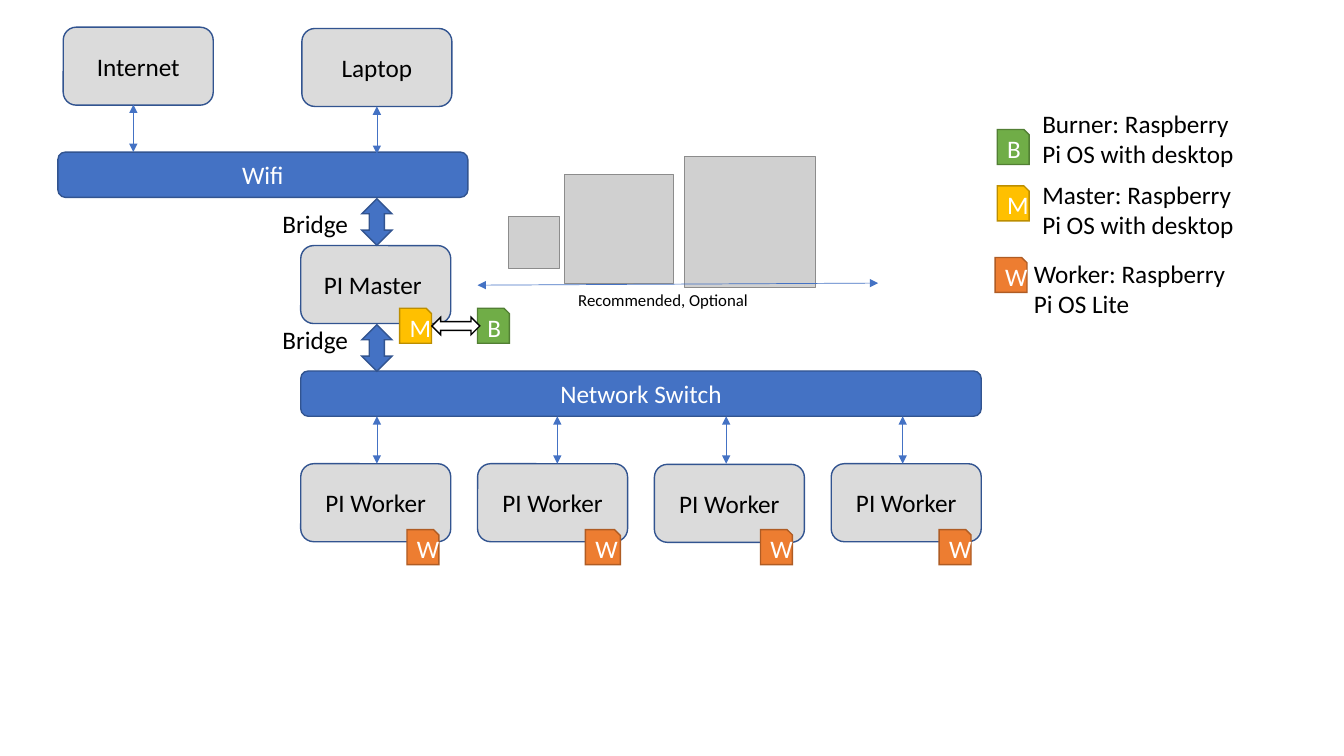
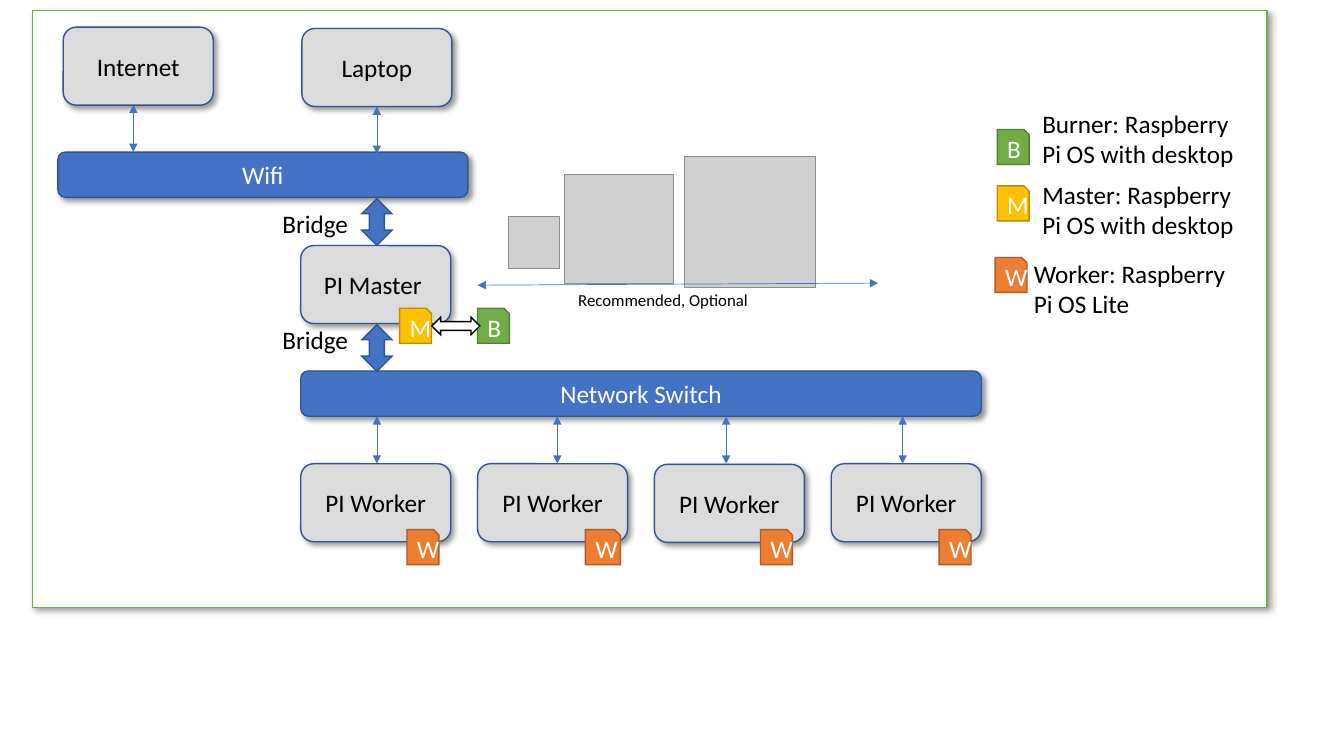
Before and after one commit to cloudmesh/cloudmesh-pi-burn, a slide deck: slide 2 of images/network.pptx. Drawn at 1344x756 pixels with LibreOffice and Linux fonts; fonts in the diff are those of the drawing; grey boxes stand for pictures. Boxes give left, top, right and bottom in pixels: in the first picture for what was removed or moved away, otherwise in the second. Text is boxed around its words. In the diff, an @@ line names an element or a change of style, - is before the commit and + after.

```diff
--- a/images/network.pptx
+++ b/images/network.pptx
@@ rectangle added at bbox=[32, 10, 1267, 607], fill #FFFFFF, outline #70AD47 1 pt @@
@@ shadow on in 9 elements at bbox=[300, 464, 451, 541], bbox=[300, 246, 451, 324], bbox=[832, 464, 982, 541], bbox=[654, 465, 805, 542], bbox=[478, 464, 628, 541], bbox=[300, 371, 981, 416], bbox=[64, 27, 214, 105], bbox=[57, 152, 468, 198], bbox=[302, 28, 453, 106] @@
```
Also in this commit, not shown: 1 other slide changed, 3 other files.
